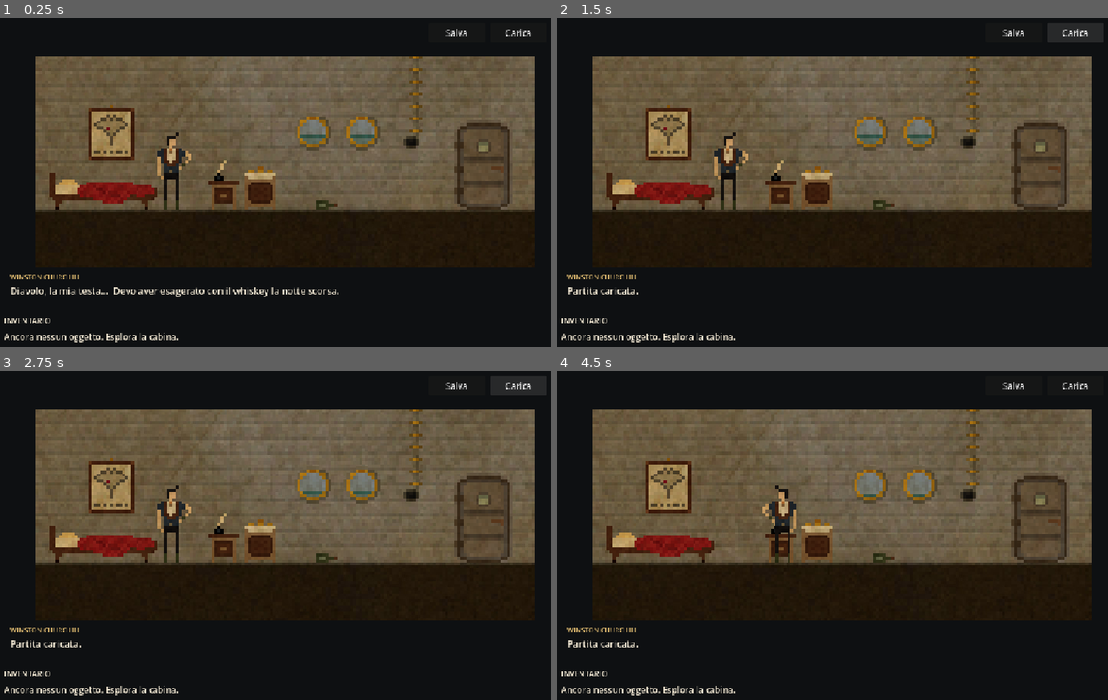
Above: before the commit, frames 1-4 (two rows, left to right).
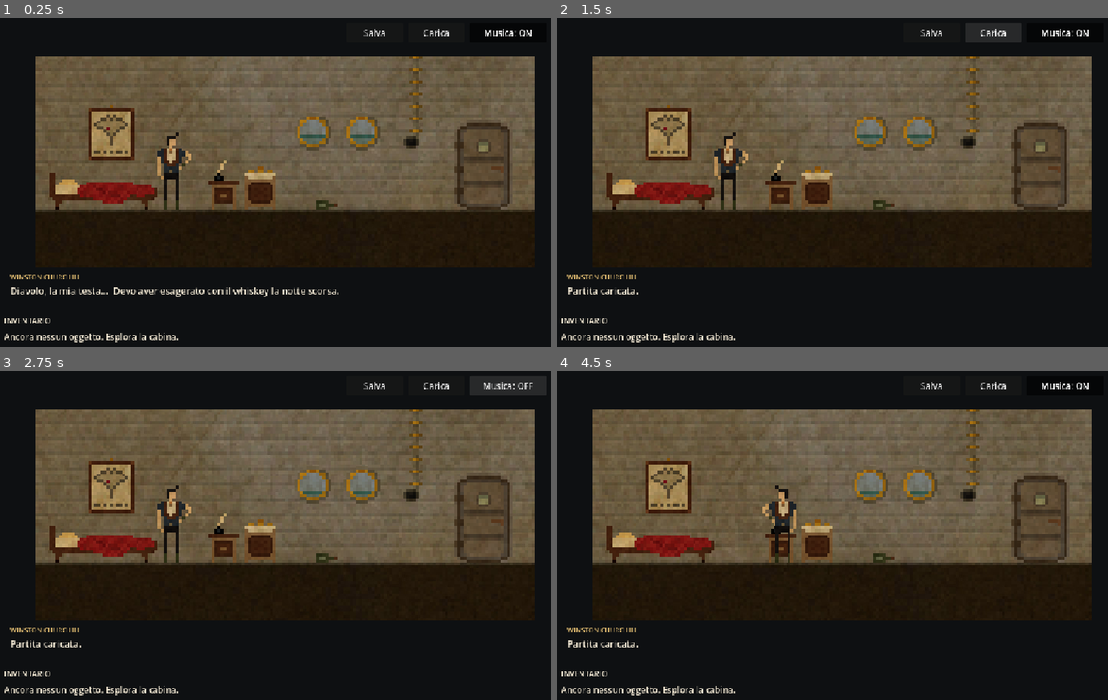
Above: after the commit, the same moments.

Repository: moloclab/1899-steam-and-spirit-godot
Game: Godot game, scene res://scenes/main.tscn
Two runs of this game, one before a commit and one after it. Both use one fixed random seed, a clock stepped at 60 frames per second and the inputs below.
Inputs (mouse positions are in pixels of both pictures, inside the frame that each line leads up to):
- Up to frame 1 (0.25 s): no input
- Up to frame 2 (1.5 s): click "Salva" at 0.5 s; click "Carica" at 1.25 s
- Up to frame 3 (2.75 s): click (506, 387) at 2 s, where only the run after the commit has a clickable "Musica: ON"
- Up to frame 4 (4.5 s): click (1063, 387) at 2.75 s, where only the run after the commit has a clickable "Musica: OFF"; move the mouse to (970, 532) at 3.52 s; hold D (walk_right) 3.53-4.28 s; tap Keypad Enter at 3.6 s; click (970, 532) at 3.67 s; move the mouse to (722, 568) at 4.27 s; hold A (walk_left) from 4.28 s (still down); tap Tab at 4.35 s; click (722, 568) at 4.42 s

The runs differ from the first frame. In frame 1, 0.3% of the frame differs, in the area x 65-97%, y 3-6%; in frame 2, 0.9%, in the area x 65-100%, y 1-8%; in frame 3, 0.3%; in frame 4, 0.4%.

Commit message:
Impl: inserita a musica

Diff:
--- a/godot/scripts/game_ui.gd
+++ b/godot/scripts/game_ui.gd
@@ -3,6 +3,7 @@
 ## Non esegue enigmi, transizioni o scritture dei salvataggi.
 signal save_requested
 signal load_requested
+signal music_toggled(enabled: bool)
 signal new_game_requested
 signal world_input(event: InputEvent)
 signal action_chosen(examine: bool)
@@ -24,6 +25,7 @@
 var help_close: Button
 var reset_button: Button
 var save_buttons: Array[Button] = []
+var music_button: Button
 var _inventory_ids: Array[String] = []
 var _inventory_buttons: Array[Button] = []
 
@@ -71,8 +73,12 @@
 	# Occupa il viewport del coordinatore senza intercettare i clic destinati ai controlli figli.
 	set_anchors_and_offsets_preset(Control.PRESET_FULL_RECT)
 	mouse_filter = Control.MOUSE_FILTER_IGNORE
-	save_buttons.append(_button("Salva", Rect2(856, 20, 110, 38), save_requested.emit))
-	save_buttons.append(_button("Carica", Rect2(976, 20, 110, 38), load_requested.emit))
+	save_buttons.append(_button("Salva", Rect2(696, 20, 110, 38), save_requested.emit))
+	save_buttons.append(_button("Carica", Rect2(816, 20, 110, 38), load_requested.emit))
+	# Il controllo musicale resta accanto a Carica e mostra lo stato corrente del sottofondo.
+	music_button = _button("Musica: ON", Rect2(936, 20, 150, 38), _toggle_music)
+	music_button.toggle_mode = true
+	music_button.button_pressed = true
 	# Il ritaglio nasconde le parti del corridoio fuori dalla finestra di gioco.
 	# I clic sono gestiti dal contenitore: le immagini della stanza sono nodi 2D, non pulsanti.
 	world_panel = Control.new()
@@ -104,6 +110,11 @@
 	add_child(action_menu)
 	action_menu.chosen.connect(func(examine: bool): action_chosen.emit(examine))
 	_build_help()
+
+## Disattiva o riattiva il sottofondo senza modificare lo stato della partita.
+func _toggle_music() -> void:
+	music_button.text = "Musica: ON" if music_button.button_pressed else "Musica: OFF"
+	music_toggled.emit(music_button.button_pressed)
 
 ## Prepara il menu dei comandi, inizialmente nascosto, e i suoi pulsanti.
 ## Lo sfondo copre la finestra per intercettare i clic che altrimenti raggiungerebbero il gioco.
--- a/godot/scripts/main.gd
+++ b/godot/scripts/main.gd
@@ -18,6 +18,7 @@
 var interactions = Interactions.new()
 var sequences = Sequences.new()
 var ui: UI
+var music := AudioStreamPlayer.new()
 ## Selezioni temporanee: non appartengono al salvataggio e vengono scartate al cambio partita.
 var selected_item := ""
 var focus_index := 0
@@ -36,6 +37,14 @@
 	add_child(ui)
 	ui.save_requested.connect(_save)
 	ui.load_requested.connect(_load)
+	# Un solo player mantiene il brano in loop anche tra stanze, caricamenti e nuove partite.
+	var soundtrack: AudioStreamMP3 = preload("res://assets/audio/song1.mp3").duplicate()
+	soundtrack.loop = true
+	music.stream = soundtrack
+	add_child(music)
+	music.play()
+	# La pausa conserva la posizione del brano quando si riabilita la musica.
+	ui.music_toggled.connect(func(enabled: bool): music.stream_paused = not enabled)
 	ui.new_game_requested.connect(_new_game)
 	ui.world_input.connect(_world_input)
 	ui.action_chosen.connect(_choose_action)
@@ -51,6 +60,9 @@
 
 ## I cursori appartengono a Input: rilasciarli alla chiusura evita texture trattenute oltre il renderer.
 func _exit_tree() -> void:
+	# Rilascia il decoder del sottofondo prima della chiusura del server audio.
+	music.stop()
+	music.stream = null
 	for cursor in [Input.CURSOR_ARROW, Input.CURSOR_POINTING_HAND, Input.CURSOR_CROSS]:
 		Input.set_custom_mouse_cursor(null, cursor)
 
@@ -303,7 +315,8 @@
 func _input(event: InputEvent) -> void:
 	if event is InputEventMouseMotion:
 		keyboard_focus = false
-	if sequences.busy and not ui.help_panel.visible and event is InputEventMouseButton and event.pressed:
+	# Il pulsante musicale resta utilizzabile anche durante le battute e le sequenze.
+	if sequences.busy and not ui.help_panel.visible and event is InputEventMouseButton and event.pressed and not ui.music_button.get_global_rect().has_point(event.position):
 		if event.button_index == MOUSE_BUTTON_LEFT:
 			sequences.advance_dialogue()
 		get_viewport().set_input_as_handled()
Not shown, added: godot/assets/audio/song1.mp3.import
Not shown, added: godot/assets/audio/song1.mp3
